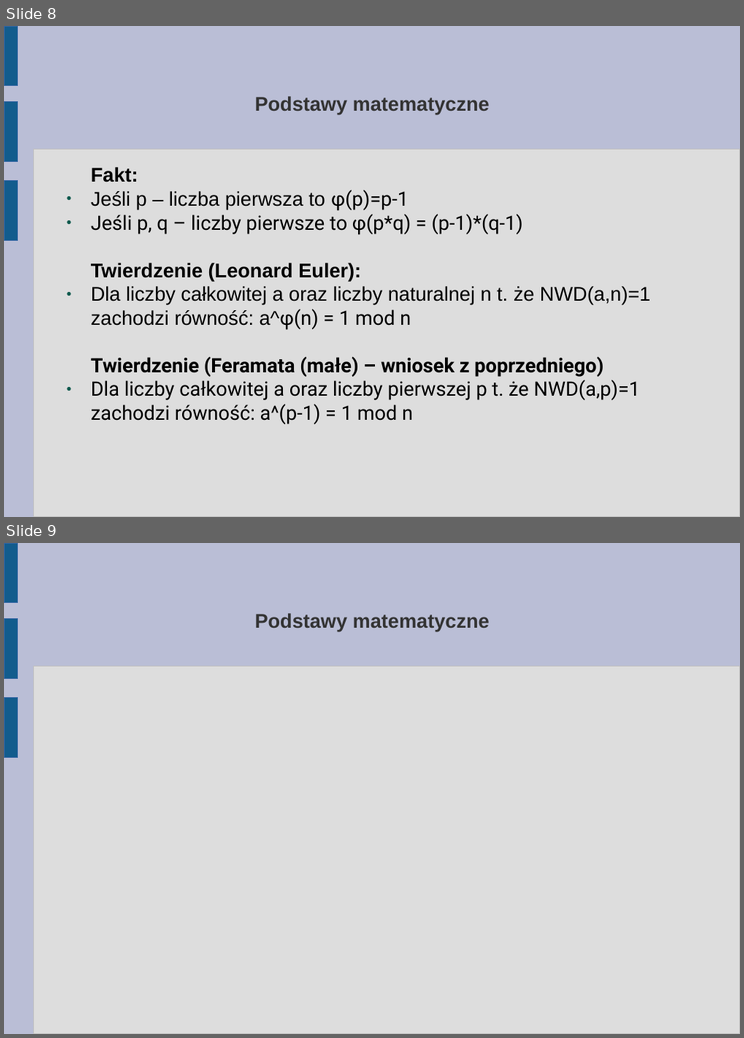
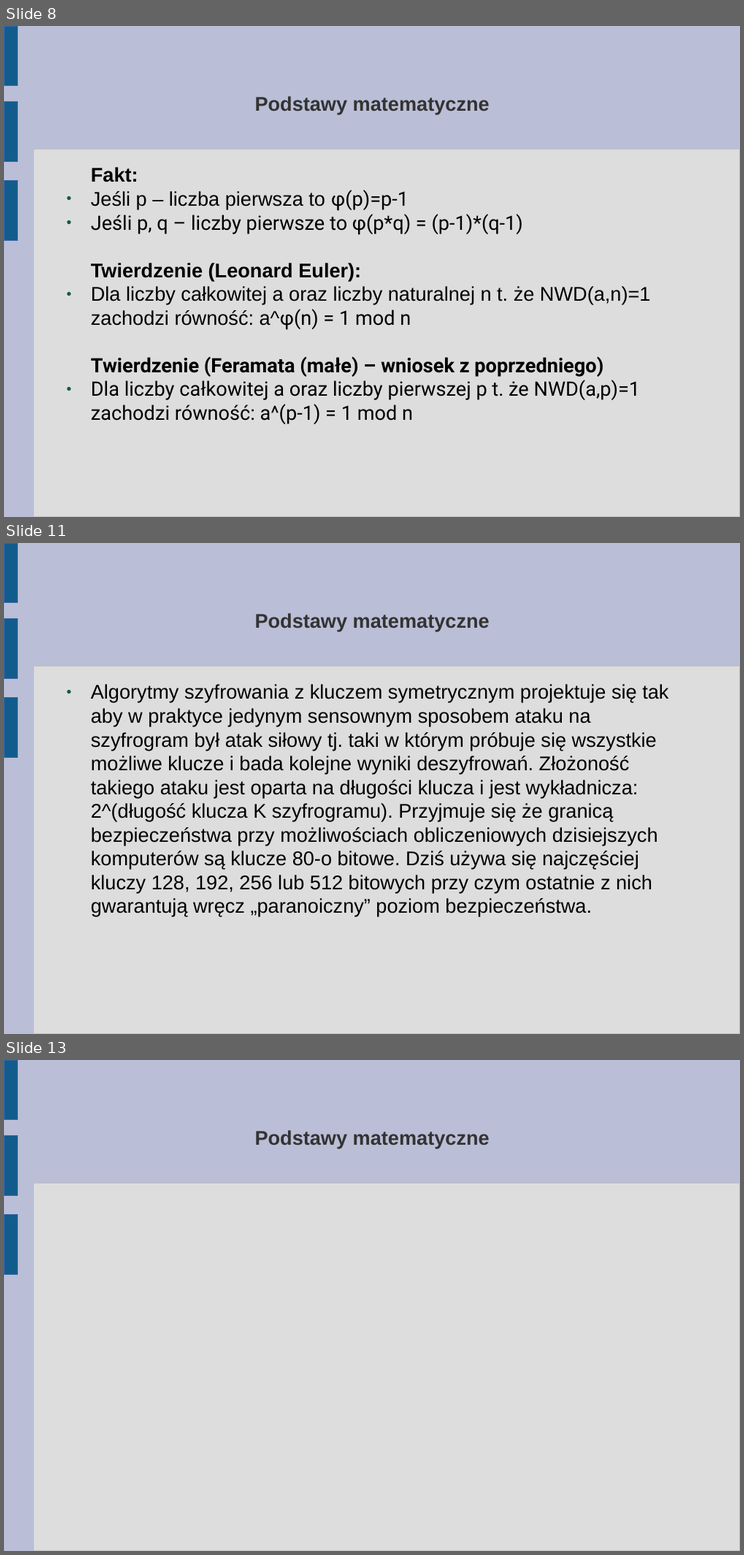
Before and after one commit to abhay123lp/internetvotingsystem, a slide deck: Tutorial/3. Troche matematyki (dla zainteresowanych).odp. Shown one above the other, each under a label of ours: slides 8 and 9 before the commit, slides 8, 11 and 13 after it; the slides between them are not shown. The pictures are 744x1038 and 744x1555 pixels, drawn with LibreOffice and Linux fonts; fonts in the diff are those of the drawing. Boxes give left, top, right and bottom in pixels: in the first picture for what was removed or moved away, otherwise in the second. Text is boxed around its words. In the diff, an @@ line names an element or a change of style, - is before the commit and + after.

Commit message:
Kryptografia z kluczem symetrycznym - dodana

```diff
--- a/Tutorial/3. Troche matematyki (dla zainteresowanych).odp
+++ b/Tutorial/3. Troche matematyki (dla zainteresowanych).odp
@@ slide 11 added at (4, 543, 740, 1034), background #BABED6; not listed: 4 template elements that a slide beside it also shows @@
@@ title added at (255, 613, 489, 631), 20.6 pt, text #333333, bold @@
+Podstawy matematyczne
@@ text added at (91, 684, 668, 916), 20.6 pt, text #000000 @@
+● Algorytmy szyfrowania z kluczem symetrycznym projektuje się tak aby w praktyce jedynym sensownym sposobem ataku na szyfrogram był atak siłowy tj. taki w którym próbuje się wszystkie możliwe klucze i bada kolejne wyniki deszyfrowań. Złożoność takiego ataku jest oparta na długości klucza i jest wykładnicza: 2^(długość klucza K szyfrogramu). Przyjmuje się że granicą bezpieczeństwa przy możliwościach obliczeniowych dzisiejszych komputerów są klucze 80-o bitowe. Dziś używa się najczęściej kluczy 128, 192, 256 lub 512 bitowych przy czym ostatnie z nich gwarantują wręcz „paranoiczny” poziom bezpieczeństwa.
@@ what was slide 9 is now slide 13 @@
```
Also in this commit, not shown: 3 other slides added.
